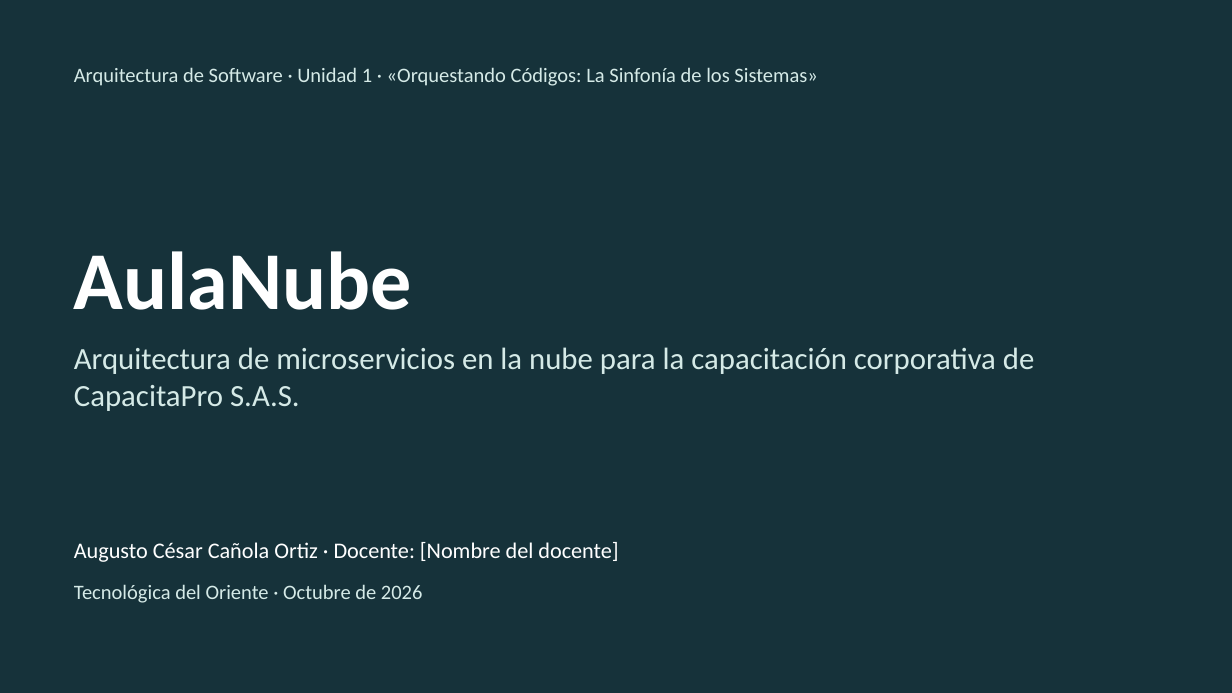
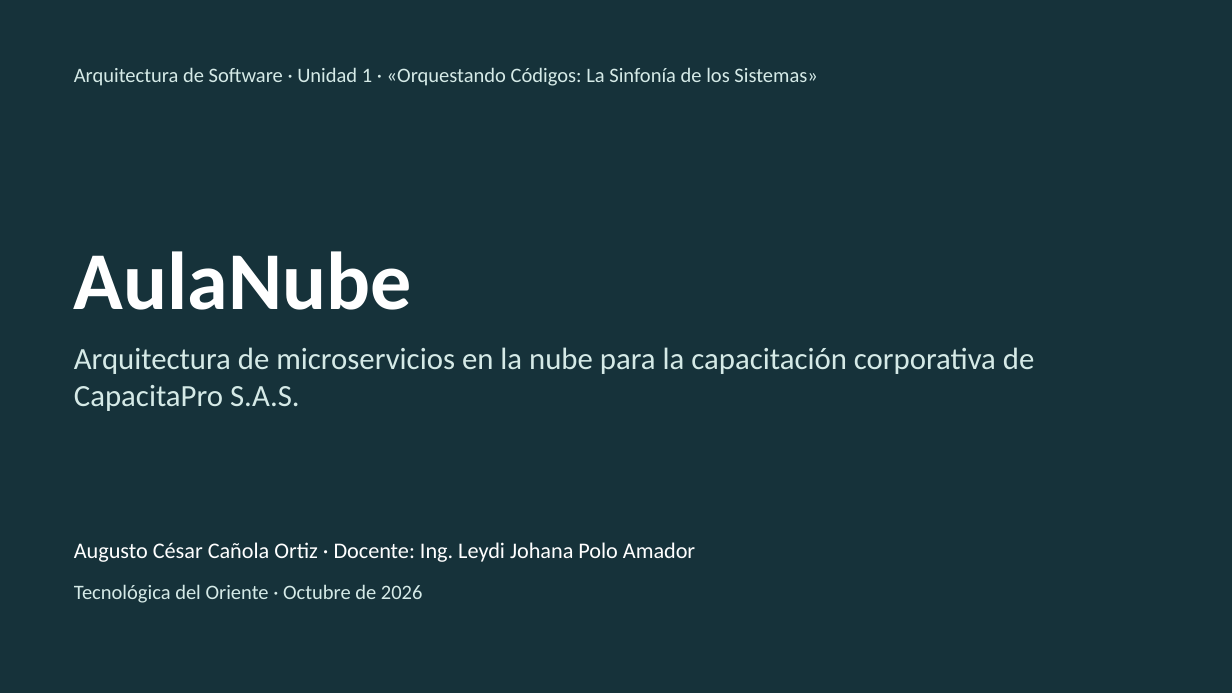
Before and after one commit to augustocco/aulanube, a slide deck: slide 1 of docs/presentacion/Presentacion-AulaNube.pptx. Drawn at 1232x693 pixels with LibreOffice and Linux fonts; fonts in the diff are those of the drawing. Boxes give left, top, right and bottom in pixels: in the first picture for what was removed or moved away, otherwise in the second. Text is boxed around its words. In the diff, an @@ line names an element or a change of style, - is before the commit and + after.

```diff
--- a/docs/presentacion/Presentacion-AulaNube.pptx
+++ b/docs/presentacion/Presentacion-AulaNube.pptx
@@ text at [74, 542, 695, 562]: text changed @@
-Augusto César Cañola Ortiz · Docente: [Nombre del docente]
+Augusto César Cañola Ortiz · Docente: Ing. Leydi Johana Polo Amador
```
Also in this commit, not shown: 4 other files.
